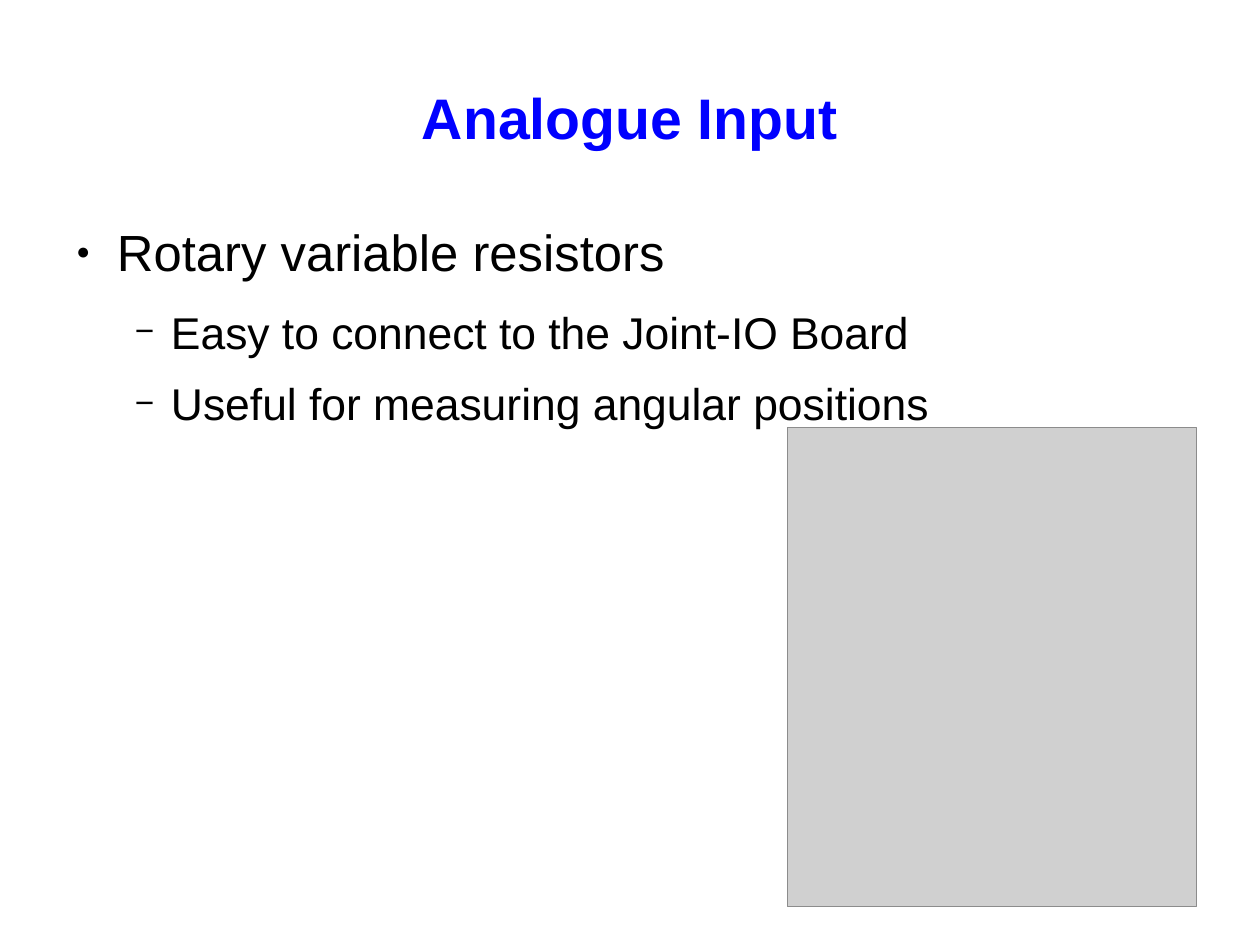
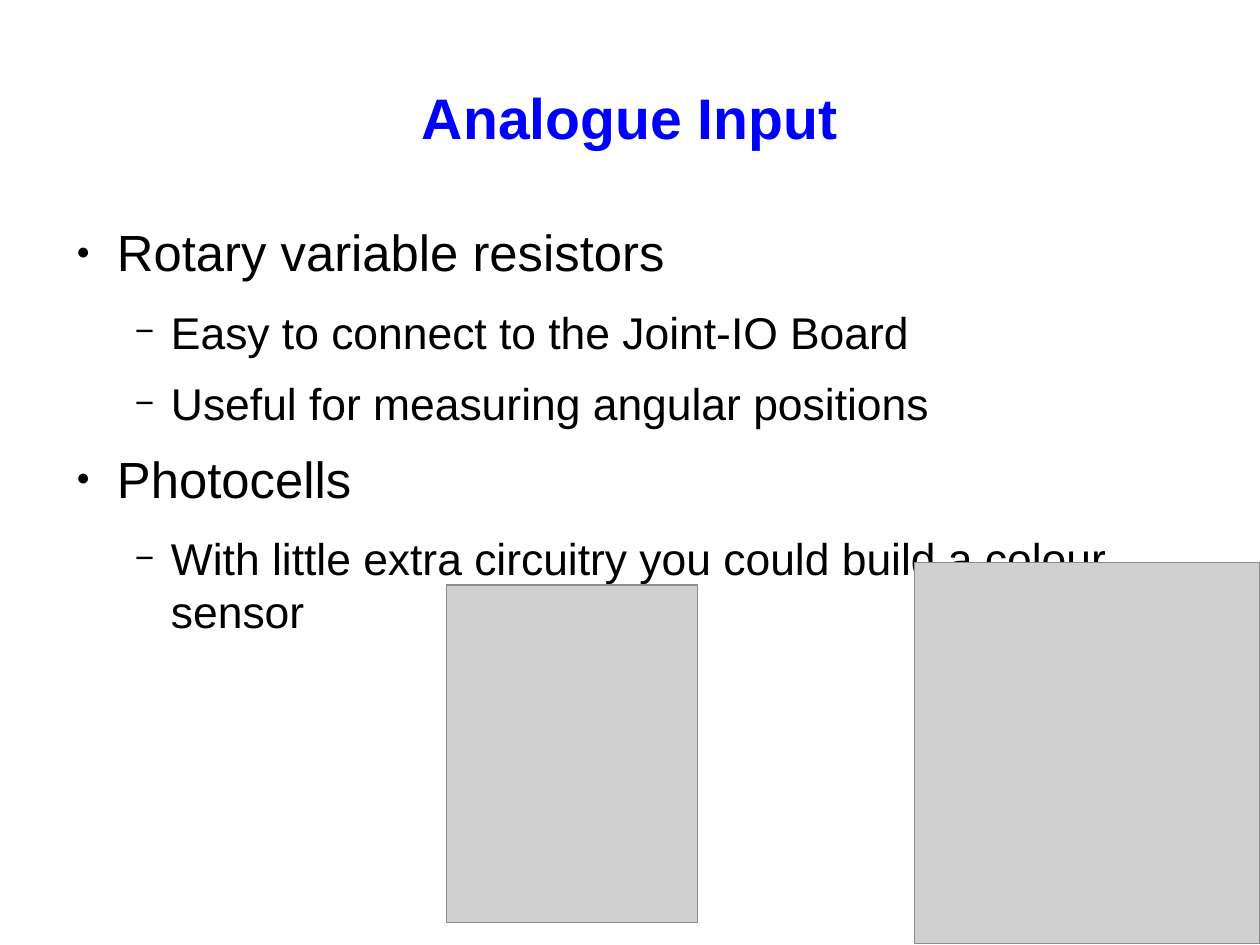
Before and after one commit to srobo/subversion-archive, a slide deck: slide 14 of KickStart/kickstart-08/presentations/kickstart-elec-presentation.odp (slide 13 before the commit). Drawn at 1260x945 pixels with LibreOffice and Linux fonts; fonts in the diff are those of the drawing; grey boxes stand for pictures. Boxes give left, top, right and bottom in pixels: in the first picture for what was removed or moved away, otherwise in the second. Text is boxed around its words. In the diff, an @@ line names an element or a change of style, - is before the commit and + after.

```diff
--- a/KickStart/kickstart-08/presentations/kickstart-elec-presentation.odp
+++ b/KickStart/kickstart-08/presentations/kickstart-elec-presentation.odp
@@ text at bbox=[117, 461, 1106, 629]: paragraphs added @@
+● Photocells
+  − With little extra circuitry you could build a colour sensor
@@ picture: place and size @@
-picture at bbox=[788, 428, 1197, 907]
+picture at bbox=[915, 563, 1260, 943]
@@ picture added at bbox=[447, 585, 697, 923] @@
```
Also in this commit, not shown: 5 other slides changed, 4 slides added, 2 slides removed.
